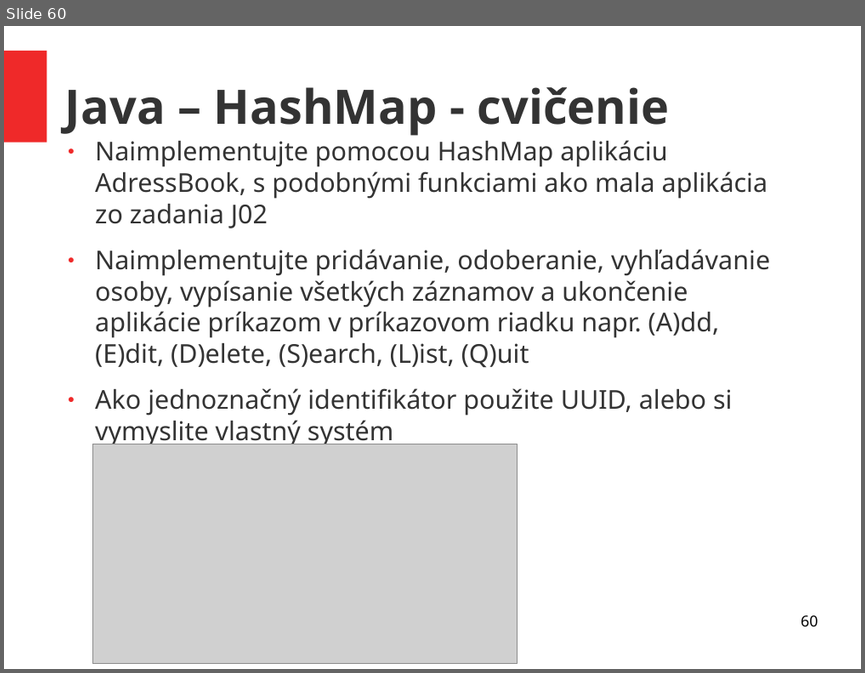
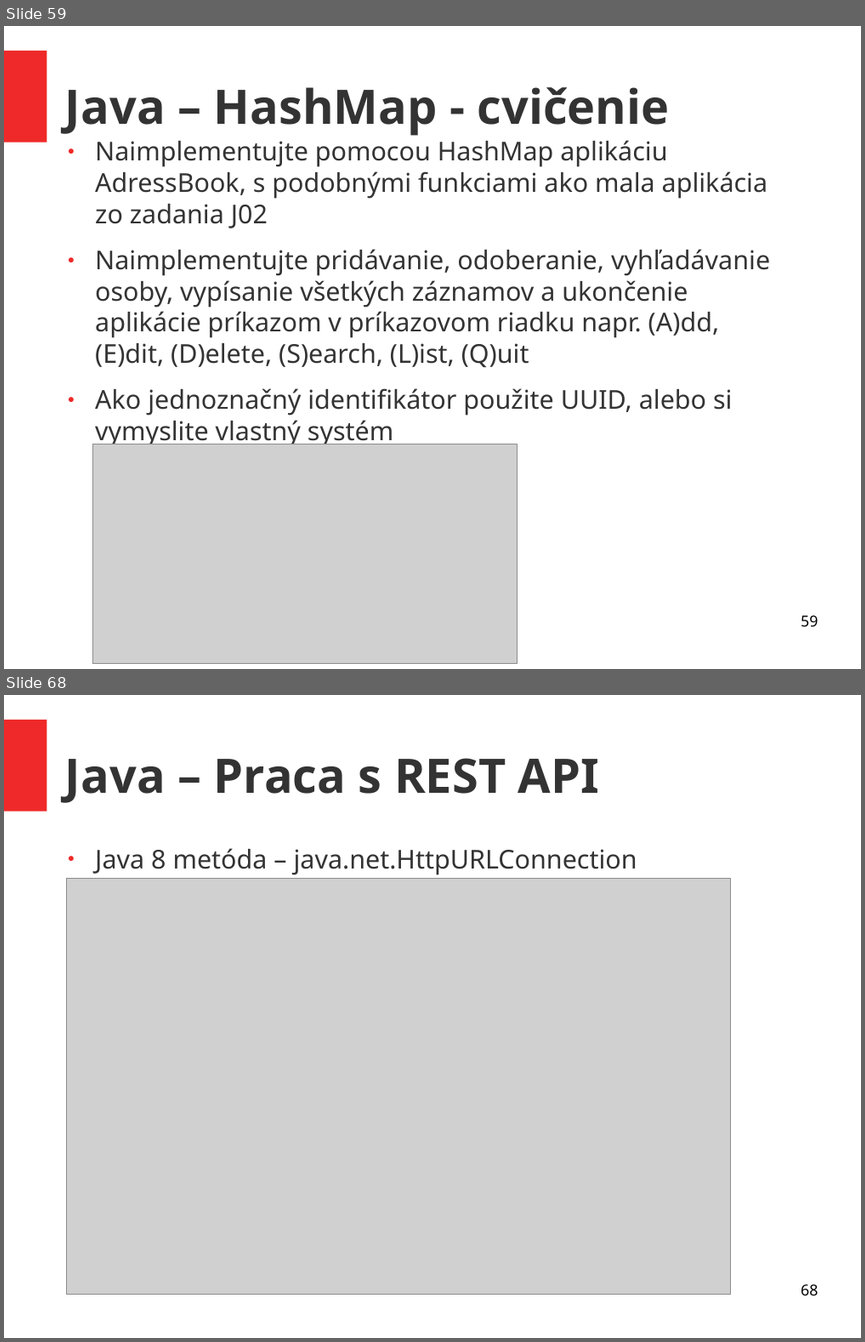
Before and after one commit to ukf-michalkohutek/prezentacia, a slide deck: seminar2.odp. Shown one above the other, each under a label of ours: slide 60 before the commit, slides 59 and 68 after it; the slides between them are not shown. The pictures are 865x673 and 865x1342 pixels, drawn with LibreOffice and Linux fonts; fonts in the diff are those of the drawing; grey boxes stand for pictures. Boxes give left, top, right and bottom in pixels: in the first picture for what was removed or moved away, otherwise in the second. Text is boxed around its words. In the diff, an @@ line names an element or a change of style, - is before the commit and + after.

Commit message:
rekurzia + REST API

```diff
--- a/seminar2.odp
+++ b/seminar2.odp
@@ slide 68 added at box(4, 695, 861, 1338), background #FFFFFF; not listed: 1 template element that a slide beside it also shows @@
@@ title added at box(65, 758, 599, 803), 44 pt, text #333333, bold @@
+Java – Praca s REST API
@@ text added at box(95, 848, 637, 875), 24 pt, text #333333 @@
+● Java 8 metóda – java.net.HttpURLConnection
@@ picture added at box(66, 879, 730, 1293) @@
@@ page number added at box(800, 1284, 817, 1296), 14 pt, text #000000 @@
+68
@@ what was slide 60 is now slide 59 @@
@@ page number at box(800, 615, 817, 627): text changed @@
-60
+59
```
Also in this commit, not shown: 1 slide changed, 10 other slides added, 1 slide removed, 1 other file.
